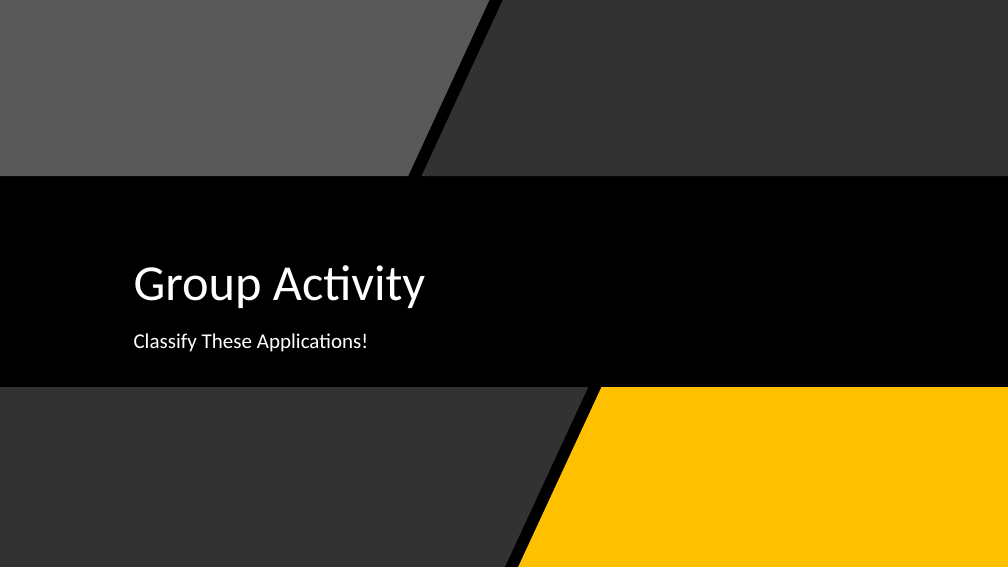
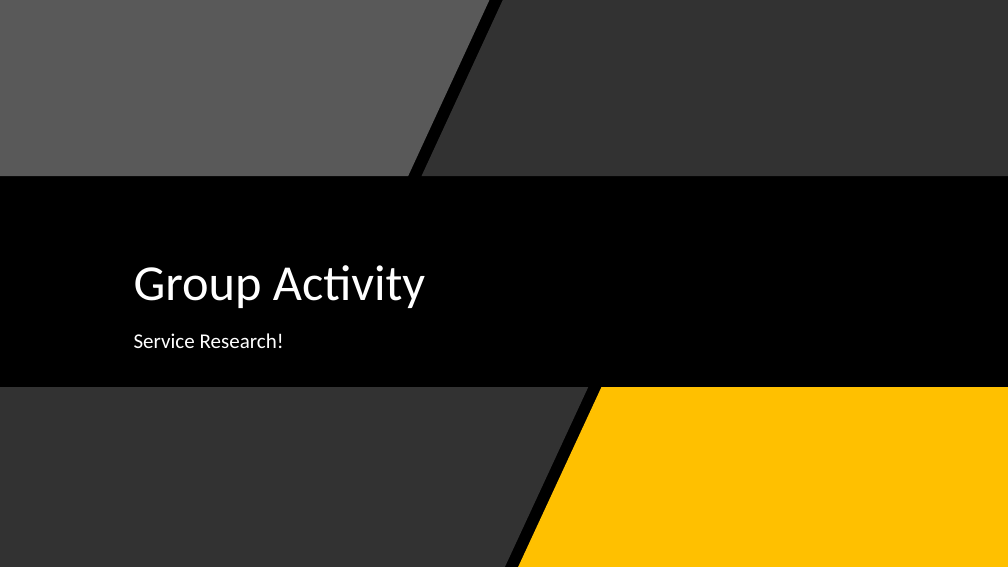
Before and after one commit to orstewar/ist346-content, a slide deck: slide 12 of content/09-services-application-architectures.pptx (slide 30 before the commit). Drawn at 1008x567 pixels with LibreOffice and Linux fonts; fonts in the diff are those of the drawing. Boxes give left, top, right and bottom in pixels: in the first picture for what was removed or moved away, otherwise in the second. Text is boxed around its words. In the diff, an @@ line names an element or a change of style, - is before the commit and + after.

```diff
--- a/content/09-services-application-architectures.pptx
+++ b/content/09-services-application-architectures.pptx
@@ text at [134, 333, 284, 348]: text changed @@
-Classify These Applications!
+Service Research!
```
Also in this commit, not shown: 4 other slides changed, 4 slides added, 23 slides removed, 2 other files.
